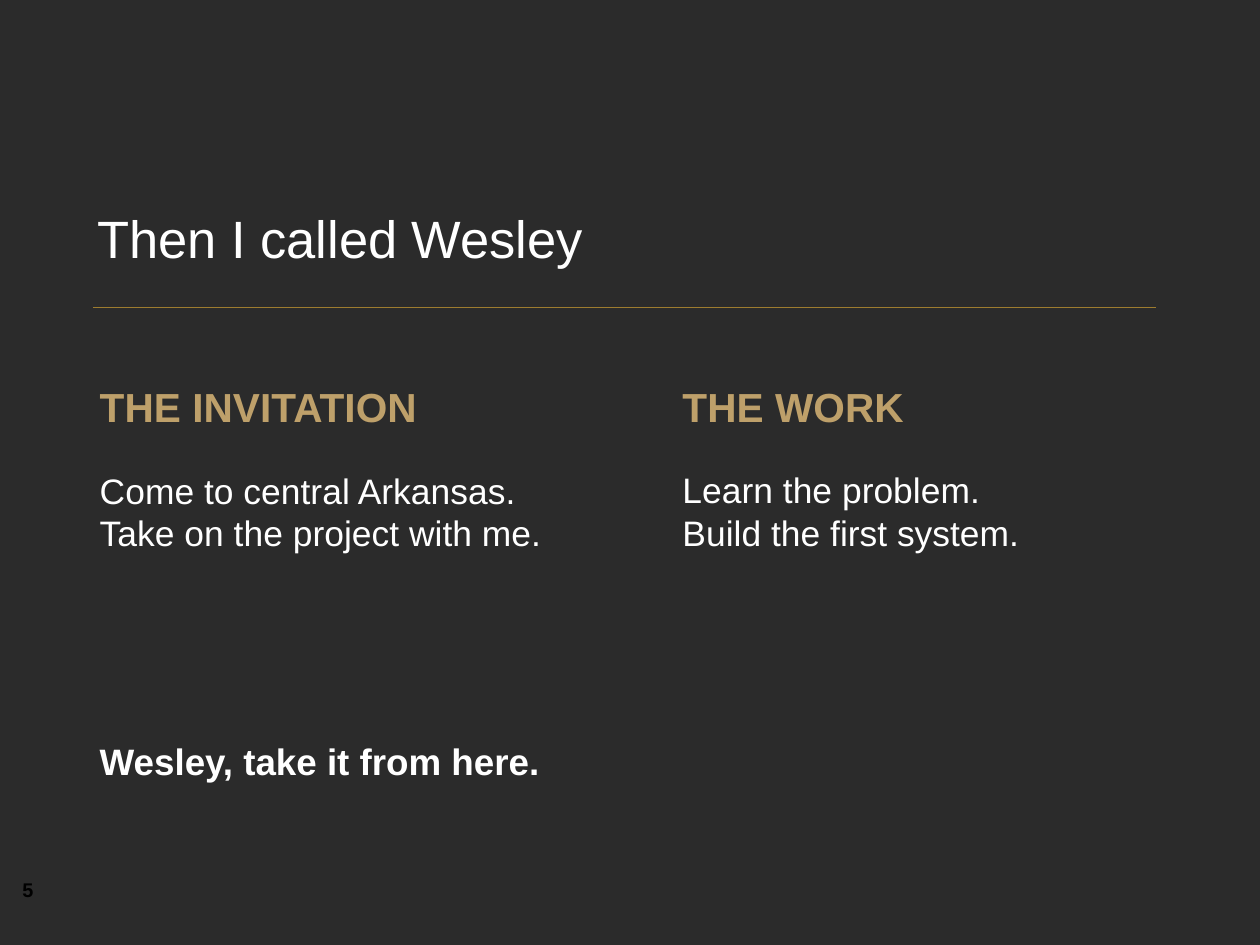
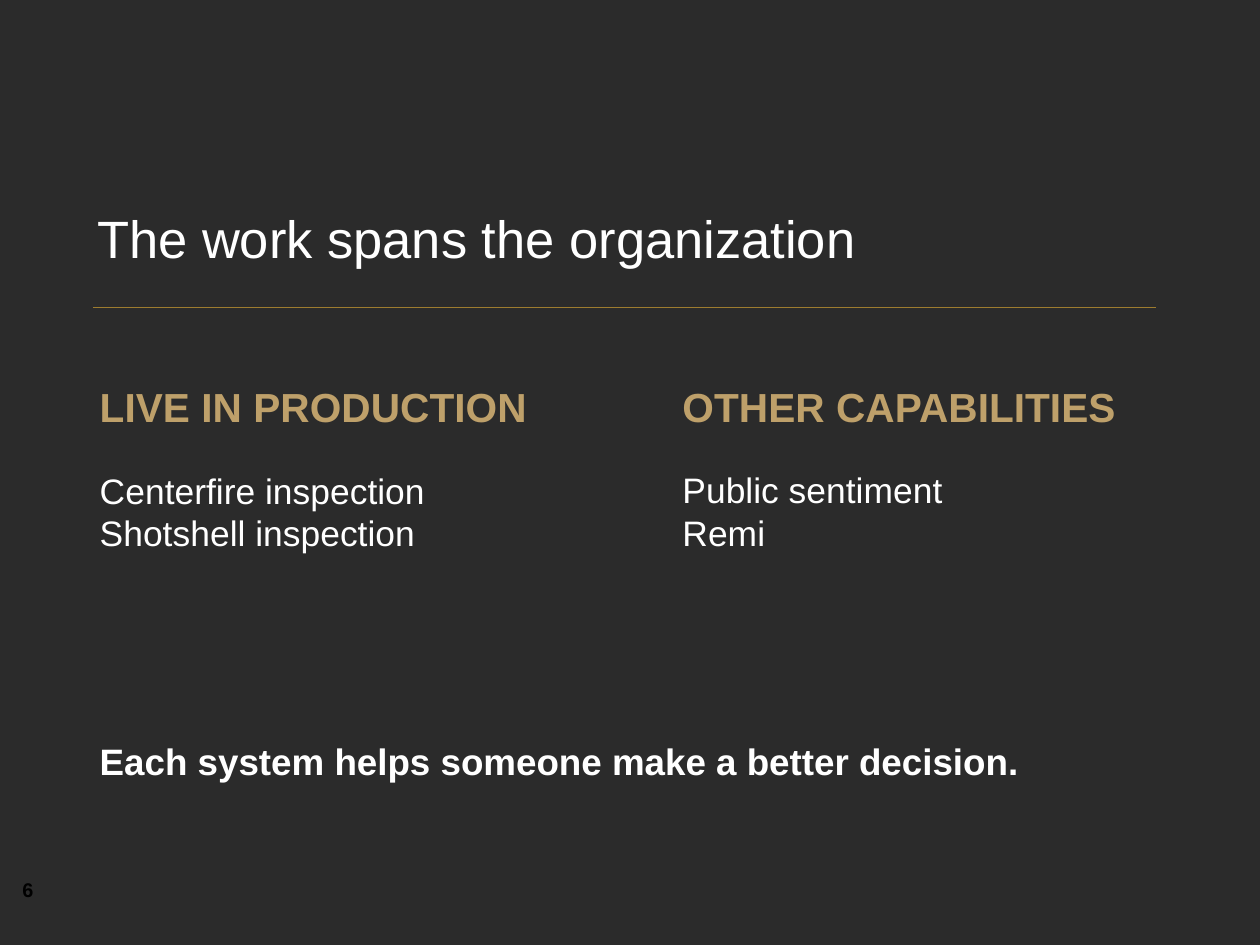
Before and after one commit to YeChamo/part-tracking-demo-ualr, a slide deck: slide 6 of docs/presentation/Engineering_at_The_Kinetic_Group.pptx (slide 5 before the commit). Drawn at 1260x945 pixels with LibreOffice and Linux fonts; fonts in the diff are those of the drawing; background and template pictures are left out; a plain dark background stands for a picture behind light text. Boxes give left, top, right and bottom in pixels: in the first picture for what was removed or moved away, otherwise in the second. Text is boxed around its words. In the diff, an @@ line names an element or a change of style, - is before the commit and + after.

```diff
--- a/docs/presentation/Engineering_at_The_Kinetic_Group.pptx
+++ b/docs/presentation/Engineering_at_The_Kinetic_Group.pptx
@@ text at bbox=[97, 220, 855, 269]: text changed @@
-Then I called Wesley
+The work spans the organization
@@ text at bbox=[100, 393, 526, 423]: text changed @@
-THE INVITATION
+LIVE IN PRODUCTION
@@ text at bbox=[682, 393, 1115, 423]: text changed @@
-THE WORK
+OTHER CAPABILITIES
@@ text at bbox=[100, 478, 425, 553]: text changed @@
-Come to central Arkansas.
-Take on the project with me.
+Centerfire inspection
+Shotshell inspection
@@ text at bbox=[682, 477, 943, 547]: text changed @@
-Learn the problem.
-Build the first system.
+Public sentiment
+Remi
@@ text at bbox=[100, 748, 1018, 782]: text changed @@
-Wesley, take it from here.
+Each system helps someone make a better decision.
```
Also in this commit, not shown: 13 other slides changed, 2 slides added, 1 slide removed, 7 other files.
